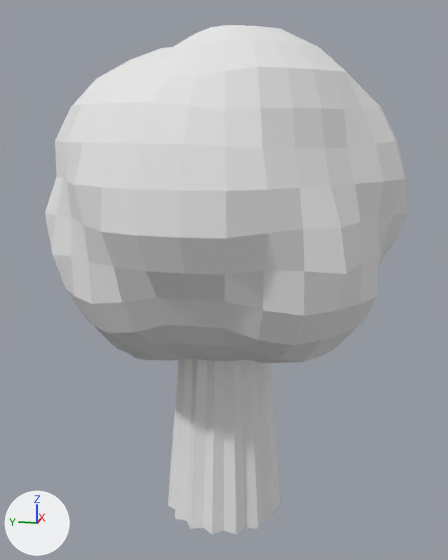
A saved change to the OBJ model Assets/Models/AppleTree.obj.
Camera for both pictures: a 50 mm lens placed at (-8.47, -1.69, 5.62), pointed at (0.02, 0.01, 3.49). The lights are fixed; the arrows at lower left show +X, +Y and +Z. Where no turn or scale is listed for an object, it has been applied to the vertices.

In view in the first picture: 'Circle_Circle.001'.
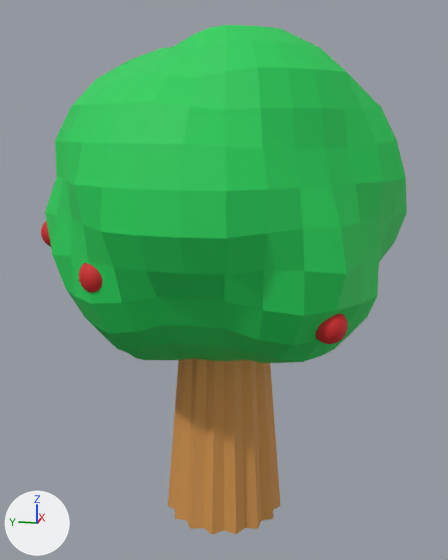
Location of each change, (x1, y1, x2, y2) in pixels of the pictures (448 x 560 px):
'Circle_Circle.001', reshaped: before (45, 25, 407, 534); after (41, 25, 407, 534)
part 1 of me_circle_circle_001, added: after (41, 221, 51, 247)
part 2 of me_circle_circle_001, added (red): after (316, 314, 348, 344)
part 3 of me_circle_circle_001, added (red): after (79, 263, 102, 293)
part 4 of me_circle_circle_001, recoloured (white to green): (45, 25, 407, 363) in both
part 5 of me_circle_circle_001, recoloured: (168, 359, 281, 534) in both

Patch to the scene script:
```diff
--- a/Assets/Models/AppleTree.obj.py
+++ b/Assets/Models/AppleTree.obj.py
@@ mat_material_002 @@
+mat_material_002 = principled_material('Material.002')
+mat_material_002.base_color = (0.64, 0.297, 0.0743)  # orange #d1944d
+mat_material_002.roughness = 0.69
@@ mat_material_001 @@
+mat_material_001 = principled_material('Material.001')
+mat_material_001.base_color = (0.0125, 0.64, 0.101)  # green #1dd159
+mat_material_001.roughness = 0.69
@@ mat_material_003 @@
+mat_material_003 = principled_material('Material.003')
+mat_material_003.base_color = (0.64, 0.0158, 0.0182)  # red #d12225
+mat_material_003.roughness = 0.69
@@ me_circle_circle_001 @@
 # used by ob_circle_circle_001; location = (0.0, 0.0, 0.0)
-me_circle_circle_001.from_pydata(...)  # 548 vertices, 608 faces; spans x -2.42..2.43, y -2.45..2.4, z -0.04..6.79
+me_circle_circle_001.from_pydata(...)  # 2958 vertices, 3168 faces; spans x -2.42..2.43, y -2.45..2.4, z -0.04..6.79
+# me_circle_circle_001 part 1: a new loose piece, a UV sphere (32 segments, 16 rings, poles along z) spanning x -1.02..-0.59, y 1.91..2.33, z 4.03..4.46, in mat_material_003 (red #d12225)
+# me_circle_circle_001 part 2: a new loose piece, a UV sphere (32 segments, 16 rings, poles along z) spanning x -1.64..-1.21, y -1.75..-1.33, z 3.15..3.57, in mat_material_003 (red #d12225)
+# me_circle_circle_001 part 3: a new loose piece, a UV sphere (32 segments, 16 rings, poles along z) spanning x -1.95..-1.53, y 0.98..1.4, z 3.69..4.12, in mat_material_003 (red #d12225)
+# me_circle_circle_001 part 4: 544 faces spanning x -2.42..2.43, y -2.45..2.4, z 2.42..6.79 switch from mat_none (white #e7e7e7) to mat_material_001 (green #1dd159)
+# me_circle_circle_001 part 5: 64 faces spanning x -0.88..0.88, y -0.88..0.88, z -0.04..4.08 switch from mat_none (white #e7e7e7) to mat_material_002 (orange #d1944d)
+me_circle_circle_001.materials.append(mat_material_003)  # red #d12225
```
